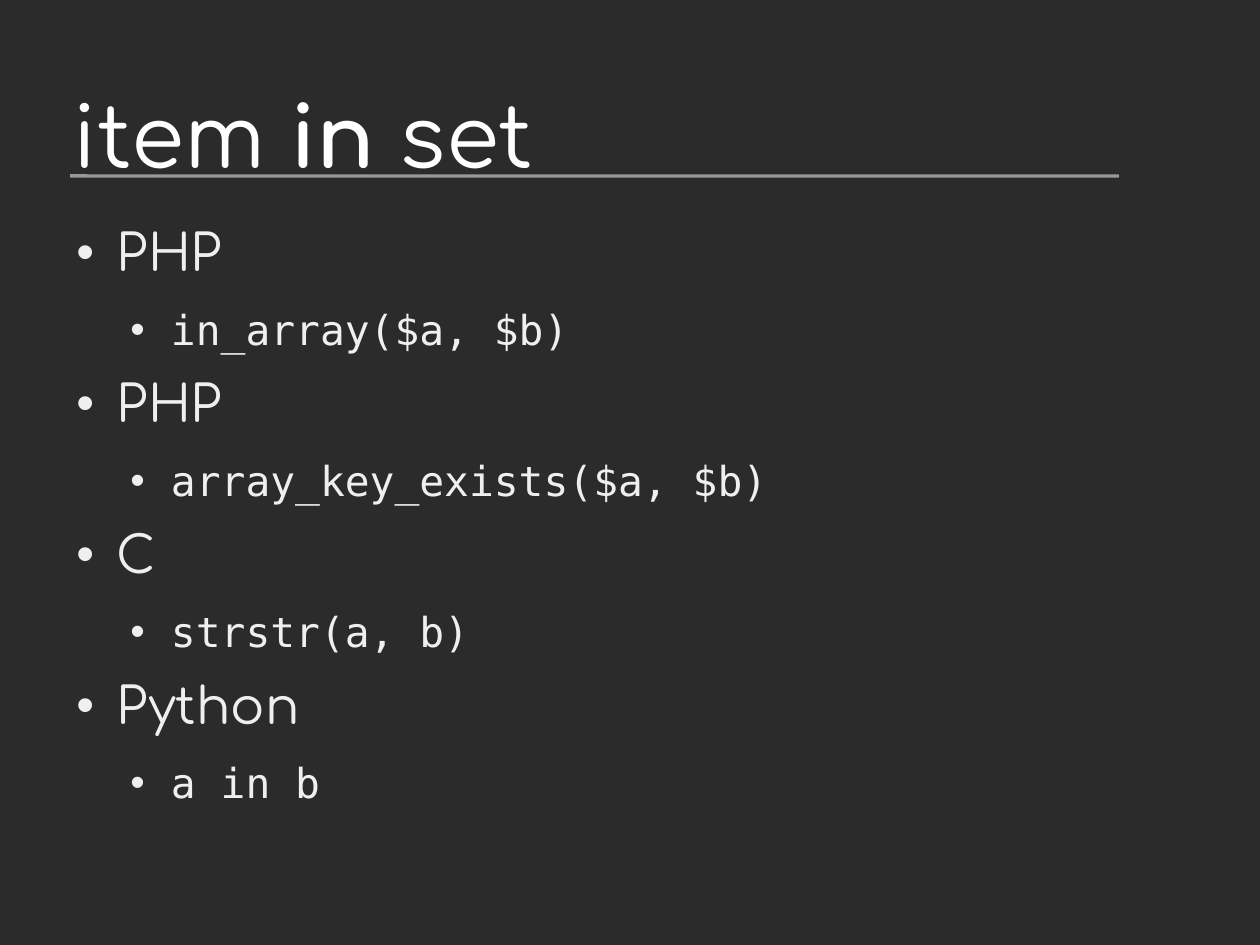
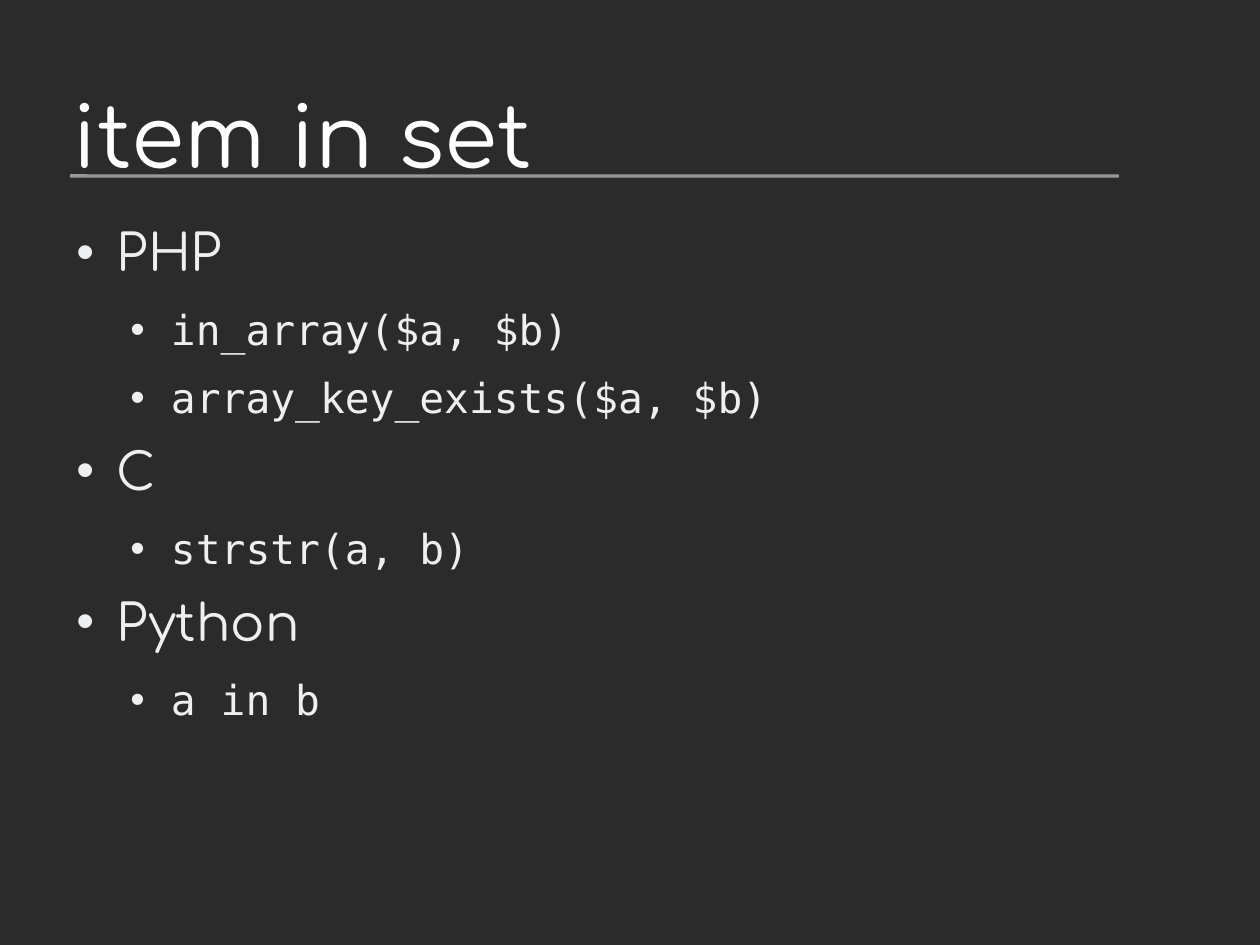
Before and after one commit to vstinner/talks, a slide deck: slide 9 of 2011-PyconFR-Rennes/langage/langage_homogene.odp. Drawn at 1260x945 pixels with LibreOffice and Linux fonts; fonts in the diff are those of the drawing; background and template pictures are left out; a plain dark background stands for a picture behind light text. Boxes give left, top, right and bottom in pixels: in the first picture for what was removed or moved away, otherwise in the second. Text is boxed around its words. In the diff, an @@ line names an element or a change of style, - is before the commit and + after.

```diff
--- a/2011-PyconFR-Rennes/langage/langage_homogene.odp
+++ b/2011-PyconFR-Rennes/langage/langage_homogene.odp
@@ title "item in set" at (x1=72, y1=103, x2=531, y2=178): bold off in "in" @@
@@ text at (x1=117, y1=382, x2=222, y2=422): paragraph removed @@
-• PHP
```
Also in this commit, not shown: 17 other slides changed, 11 slides added, 12 slides removed, 3 other files.
